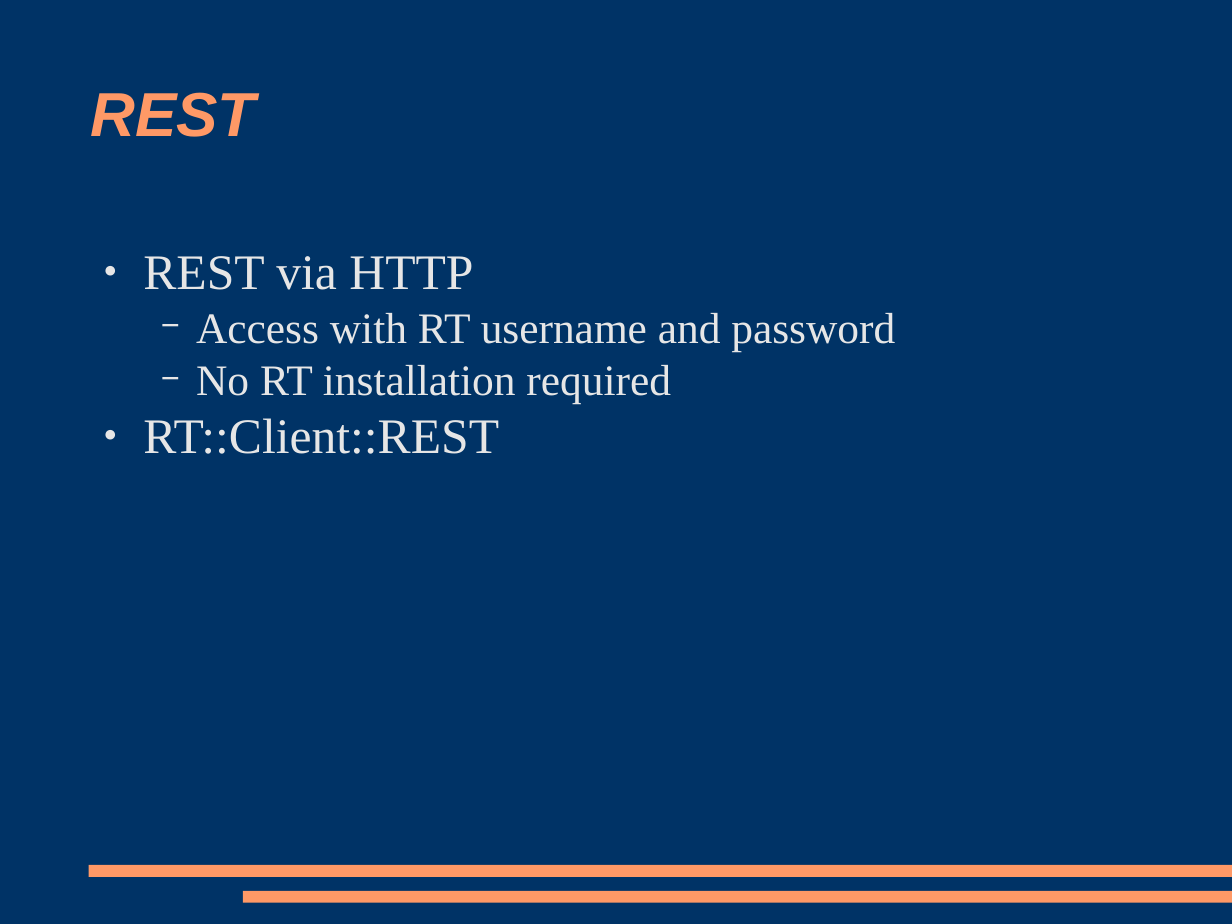
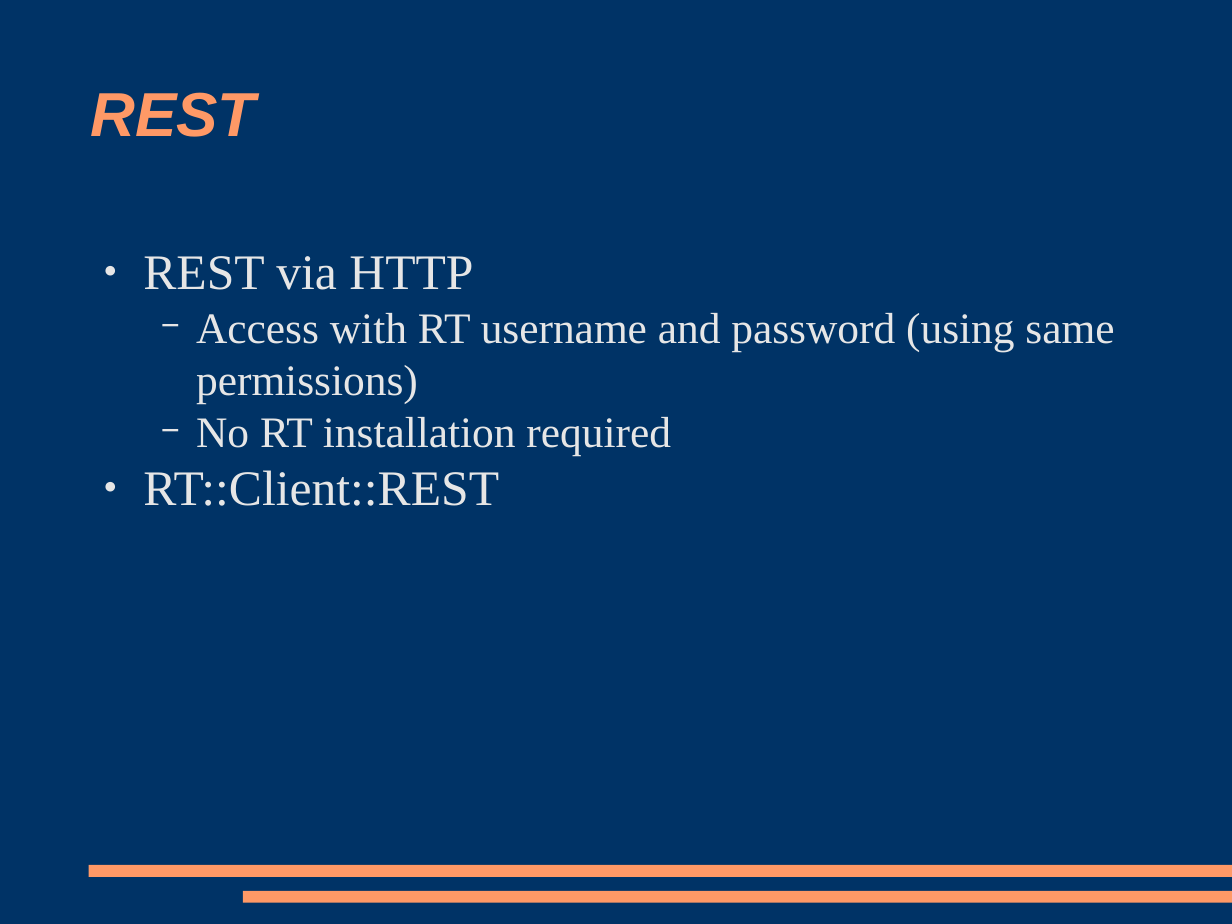
Before and after one commit to racke/Presentations, a slide deck: slide 10 of yapc2009/rt38.odp. Drawn at 1232x924 pixels with LibreOffice and Linux fonts; fonts in the diff are those of the drawing. Boxes give left, top, right and bottom in pixels: in the first picture for what was removed or moved away, otherwise in the second. Text is boxed around its words. In the diff, an @@ line names an element or a change of style, - is before the commit and + after.

```diff
--- a/yapc2009/rt38.odp
+++ b/yapc2009/rt38.odp
@@ text at [196, 313, 1114, 403]: text changed @@
-  − Access with RT username and password
+  − Access with RT username and password (using same permissions)
```
Also in this commit, not shown: 7 other slides changed, 3 slides added, 1 slide removed.
